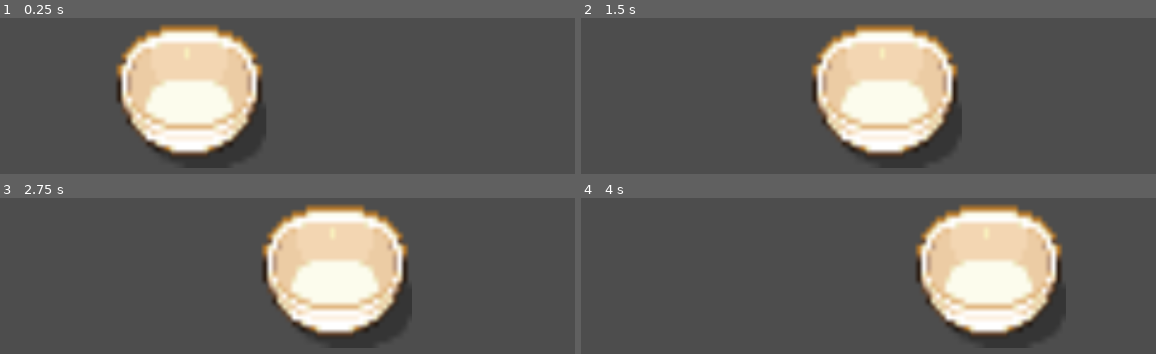
Above: before the commit, frames 1-4 (two rows, left to right).
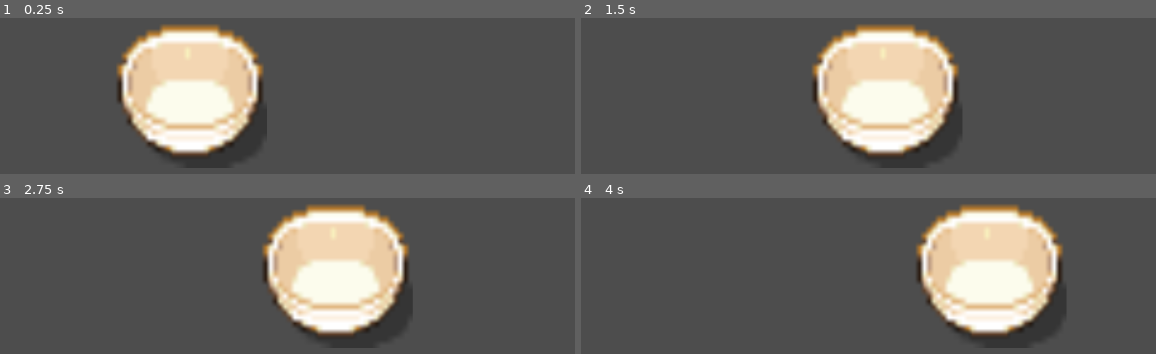
Above: after the commit, the same moments.

Repository: kfeng16/2D-Game-Repository
Game: Godot game, scene res://Main scene Kristine.tscn
Two runs of this game, one before a commit and one after it. Both use one fixed random seed, a clock stepped at 60 frames per second and the inputs below. Before the commit the project starts from res://Icon1.tscn.
Inputs:
- Up to frame 1 (0.25 s): no input
- Up to frame 2 (1.5 s): tap Enter at 0.5 s; hold Right (ui_right) 0.53-1.28 s; hold Left (ui_left) from 1.28 s (still down)
- Up to frame 3 (2.75 s): release Left (ui_left) at 2.03 s; hold Right (ui_right) from 2.03 s (still down)
- Up to frame 4 (4 s): release Right (ui_right) at 3.53 s; hold Left (ui_left) from 3.53 s (still down)

The runs differ from the first frame. In frame 1, 0.4% of the frame differs, in the area x 20-46%, y 25-78%; in frame 2, 0.4%, in the area x 40-66%, y 25-78%; in frame 3, 0.4%; in frame 4, 0.4%.

Commit message:
kristine bowl
check

Diff:
--- a/Lab 3/Icon1.tscn
+++ b/Lab 3/Main scene Kristine.tscn
@@ -6,7 +6,7 @@
 [node name="Node2D" type="Node2D"]
 
 [node name="04Bowl" type="Sprite2D" parent="."]
-position = Vector2(273, 441)
+position = Vector2(274, 441)
 scale = Vector2(6.9375, 7.875)
 texture = ExtResource("1_tennl")
 script = ExtResource("2_gqrc3")
--- a/Lab 3/project.godot
+++ b/Lab 3/project.godot
@@ -11,7 +11,7 @@
 [application]
 
 config/name="Lab 3"
-run/main_scene="res://Icon1.tscn"
+run/main_scene="res://Main scene Kristine.tscn"
 config/features=PackedStringArray("4.2", "GL Compatibility")
 config/icon="res://icon.svg"
 
